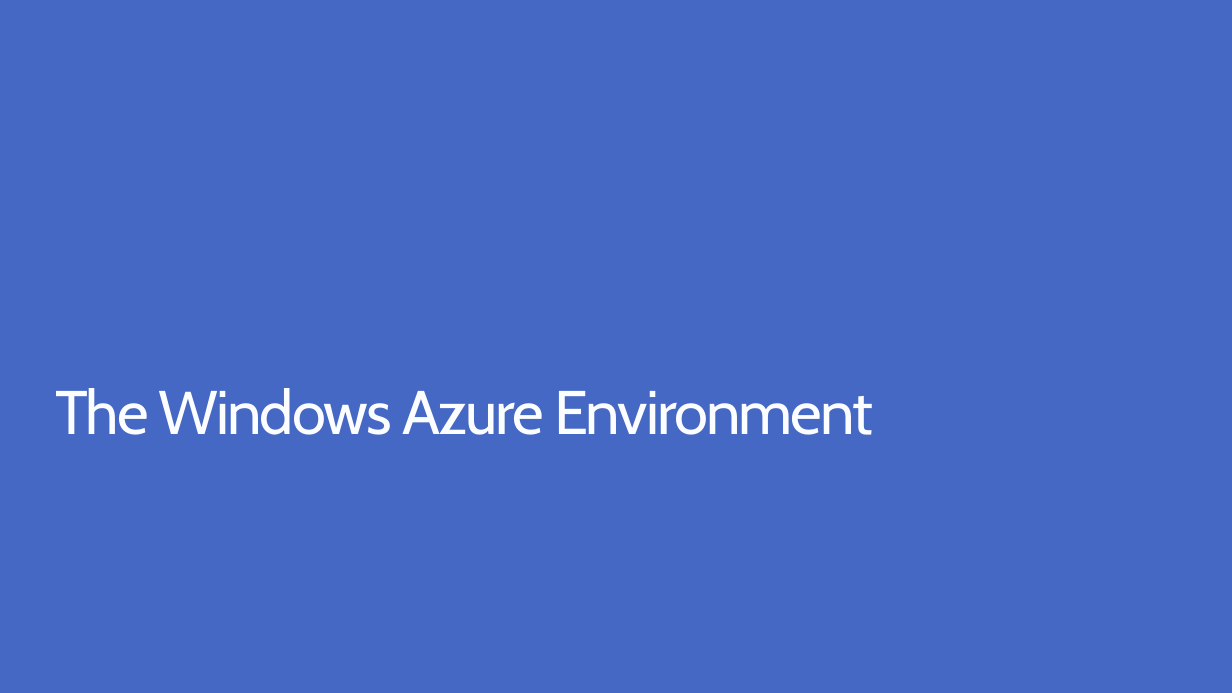
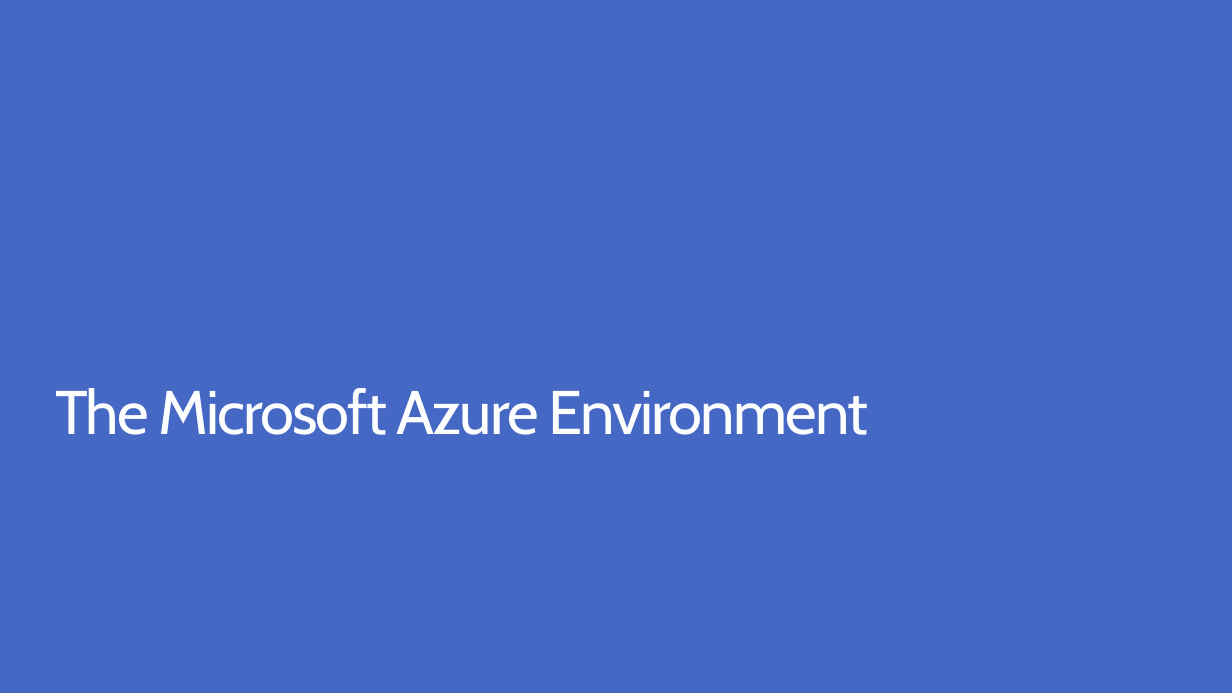
Before and after one commit to stinethebean/DevCampTraining, a slide deck: slide 11 of 02.Setting up the Environments/02.Setting up the Environments.pptx. Drawn at 1232x693 pixels with LibreOffice and Linux fonts; fonts in the diff are those of the drawing. Boxes give left, top, right and bottom in pixels: in the first picture for what was removed or moved away, otherwise in the second. Text is boxed around its words. In the diff, an @@ line names an element or a change of style, - is before the commit and + after.

```diff
--- a/02.Setting up the Environments/02.Setting up the Environments.pptx
+++ b/02.Setting up the Environments/02.Setting up the Environments.pptx
@@ title at [55, 388, 868, 435]: text changed @@
-The Windows Azure Environment
+The Microsoft Azure Environment
```
Also in this commit, not shown: 2 other slides changed, 1 other file.
